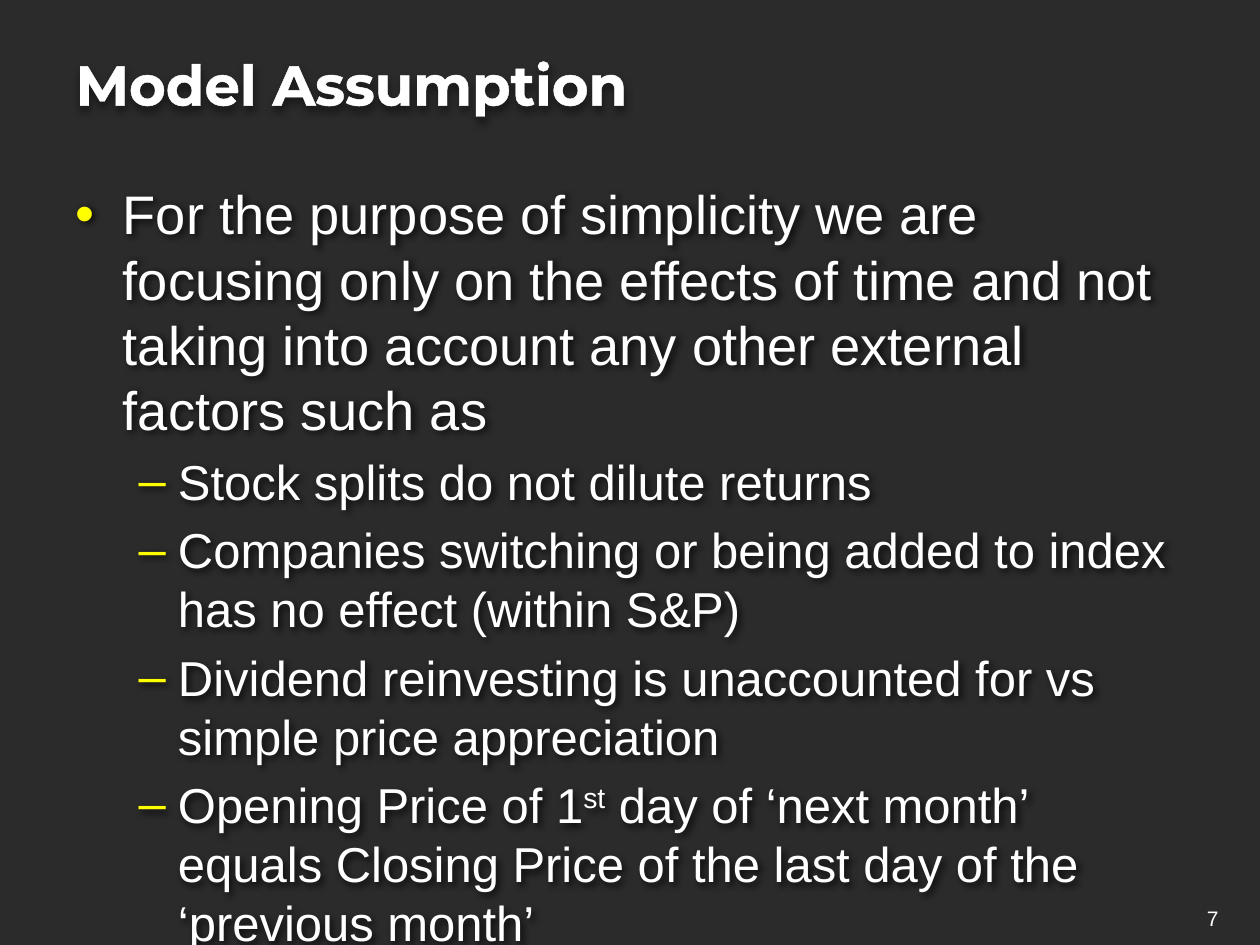
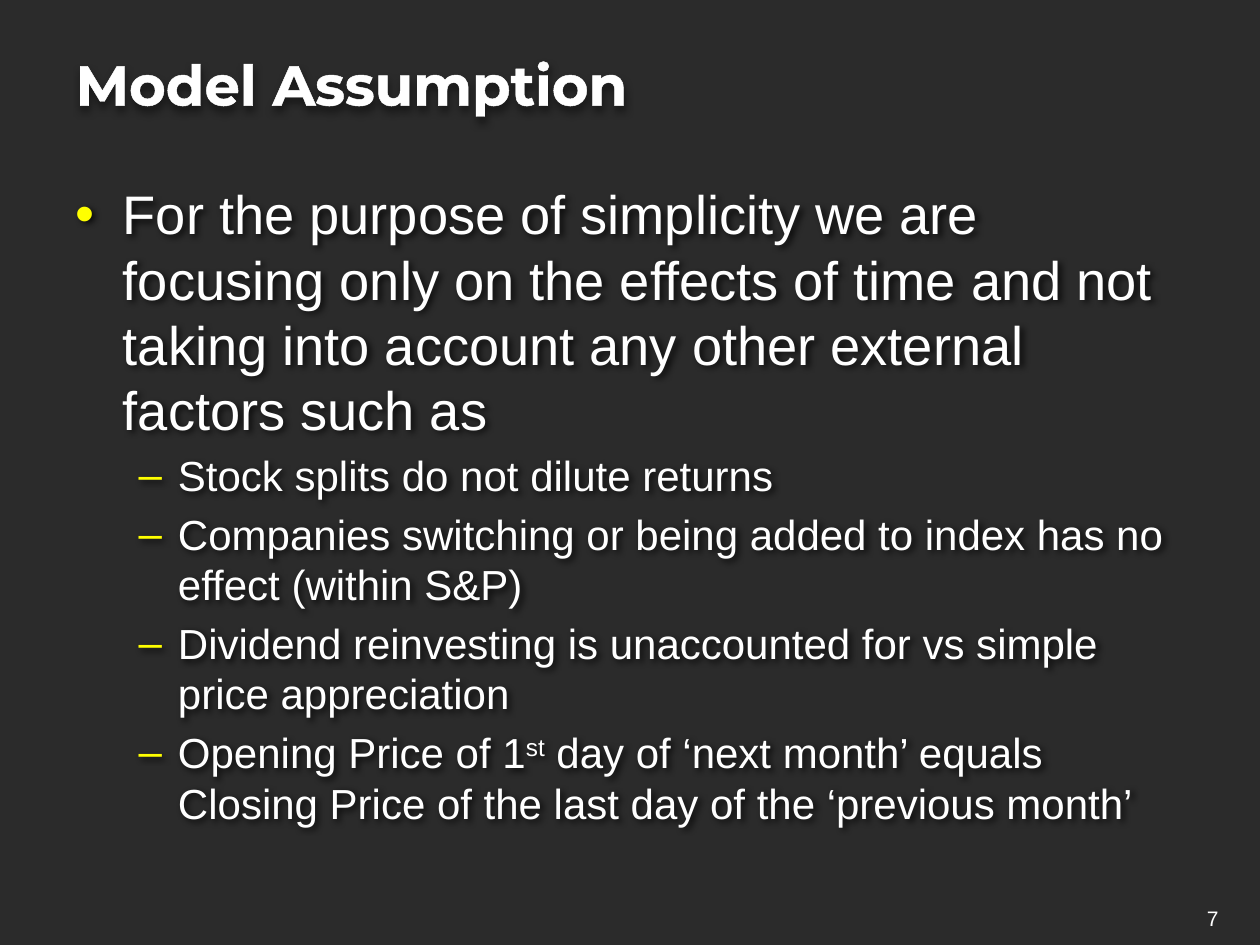
Before and after one commit to projectoneda/projectone, a slide deck: slide 8 of Portfolio Strategy Project.pptx. Drawn at 1260x945 pixels with LibreOffice and Linux fonts; fonts in the diff are those of the drawing; background and template pictures are left out; a plain dark background stands for a picture behind light text. Boxes give left, top, right and bottom in pixels: in the first picture for what was removed or moved away, otherwise in the second. Text is boxed around its words. In the diff, an @@ line names an element or a change of style, - is before the commit and + after.

Commit message:
PPT update

```diff
--- a/Portfolio Strategy Project.pptx
+++ b/Portfolio Strategy Project.pptx
@@ text at (x1=178, y1=460, x2=1163, y2=827): size 28 to 24 pt in "Stock splits do not dilute returns", "Companies switching or being added to index ...", "Dividend reinvesting is unaccounted for vs simple ...", "Opening Price of 1st day of ‘next ..." @@
```
